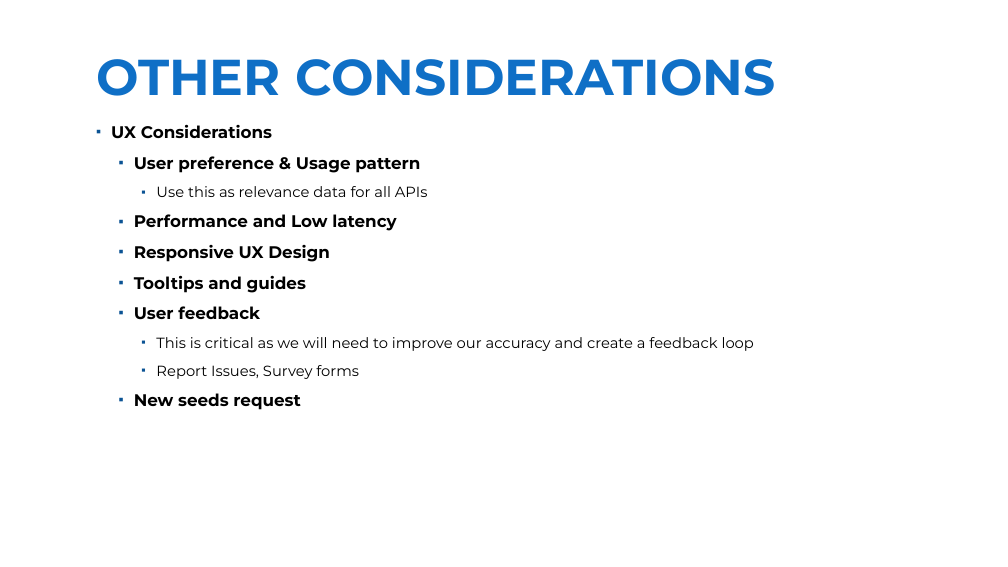
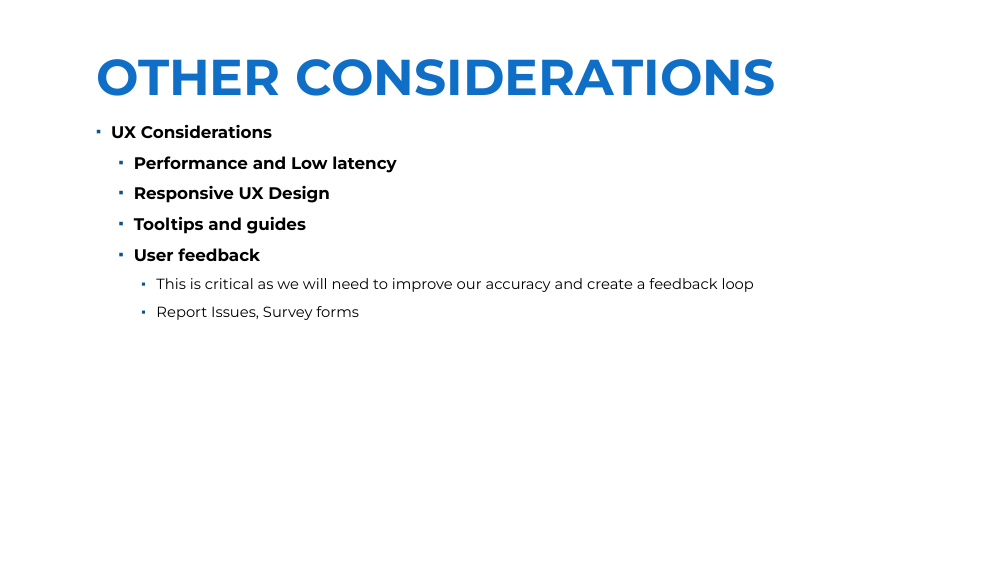
Before and after one commit to Braj-120/test-prep, a slide deck: slide 38 of Braj_Kishor_Intro_Achievements.pptx. Drawn at 1008x567 pixels with LibreOffice and Linux fonts; fonts in the diff are those of the drawing; background and template pictures are left out. Boxes give left, top, right and bottom in pixels: in the first picture for what was removed or moved away, otherwise in the second. Text is boxed around its words. In the diff, an @@ line names an element or a change of style, - is before the commit and + after.

```diff
--- a/Braj_Kishor_Intro_Achievements.pptx
+++ b/Braj_Kishor_Intro_Achievements.pptx
@@ text at (134, 156, 428, 197): paragraphs removed @@
-  ▪ User preference & Usage pattern
-    ▪ Use this as relevance data for all APIs
@@ text at (134, 393, 300, 410): paragraph removed @@
-  ▪ New seeds request
```
Also in this commit, not shown: 24 other slides changed.
